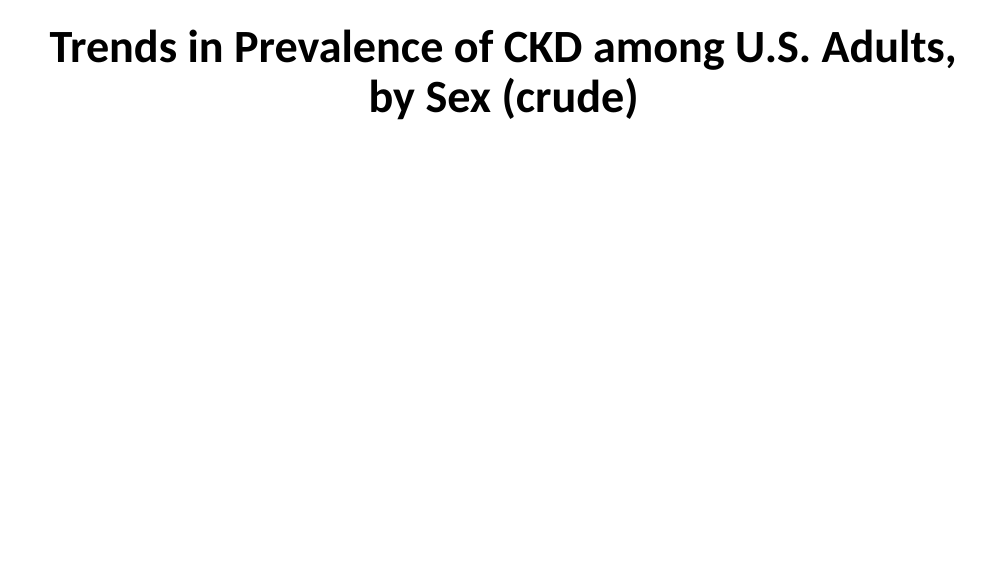
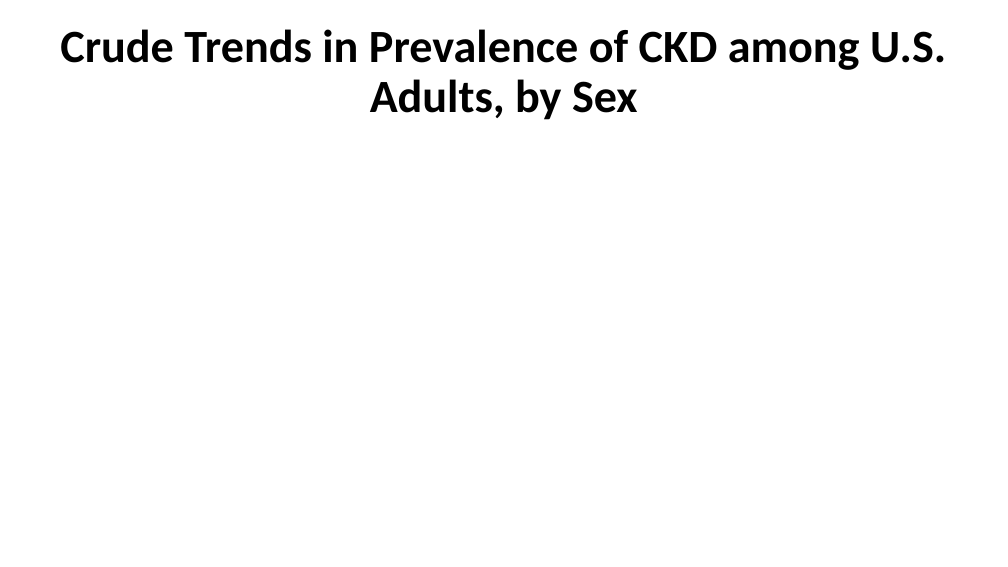
Before and after one commit to CDCgov/nccdphp-ddt-kdss, a slide deck: slide 5 of CKDSurveillance/PPT/Q9.pptx. Drawn at 1008x567 pixels with LibreOffice and Linux fonts; fonts in the diff are those of the drawing; background and template pictures are left out. Boxes give left, top, right and bottom in pixels: in the first picture for what was removed or moved away, otherwise in the second. Text is boxed around its words. In the diff, an @@ line names an element or a change of style, - is before the commit and + after.

```diff
--- a/CKDSurveillance/PPT/Q9.pptx
+++ b/CKDSurveillance/PPT/Q9.pptx
@@ title at box(60, 29, 946, 120): text changed @@
-Trends in Prevalence of CKD among U.S. Adults, by Sex (crude)
+Crude Trends in Prevalence of CKD among U.S. Adults, by Sex
```
Also in this commit, not shown: 10 other slides changed, 6 other files.
